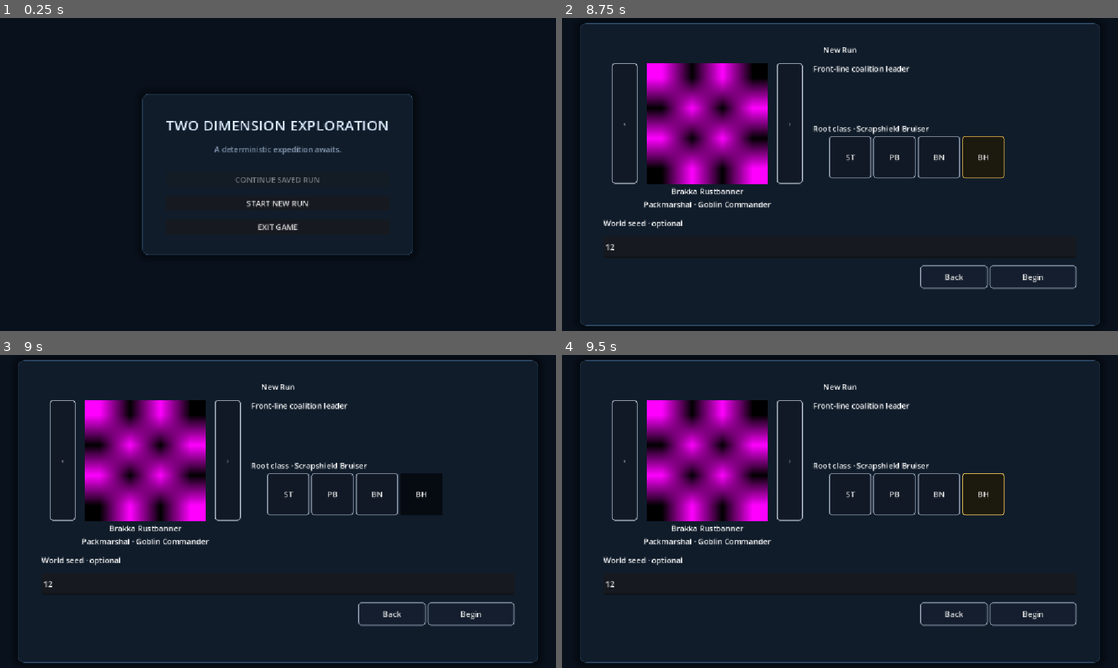
Above: before the commit, frames 1-4 (two rows, left to right).
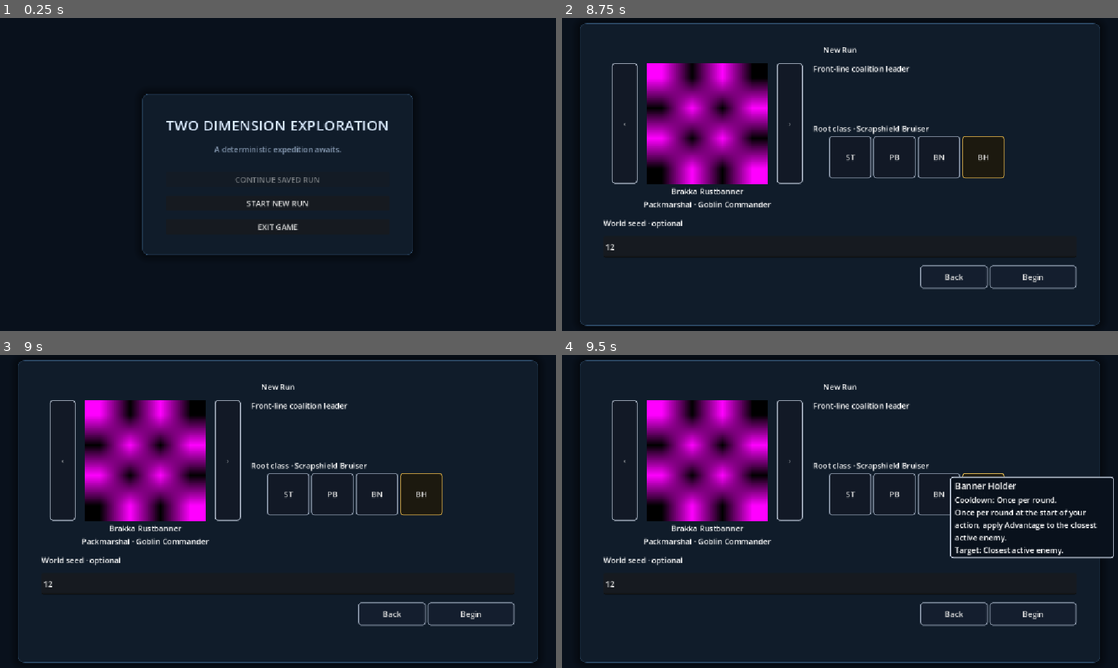
Above: after the commit, the same moments.

Repository: Poostaq/two-dimensional-experiment
Game: Godot game, scene res://Scenes/world_run_start.tscn
Two runs of this game, one before a commit and one after it. Both use one fixed random seed, a clock stepped at 60 frames per second and the inputs below. The engine's default icon, where the game draws it, is replaced by a stand-in: a white triangle on a blue panel in a dark square.
Inputs (mouse positions are in pixels of both pictures, inside the frame that each line leads up to):
- Up to frame 1 (0.25 s): no input
- Up to frame 2 (8.75 s): click "START NEW RUN" at 0.5 s; click (840, 246) at 1.27 s; type "12" at 1.35 s; click "Begin" at 2 s; click "Begin" at 2.75 s; click "ST" at 3.5 s; click "PB" at 4.25 s; click "BN" at 5 s; click "BH" at 5.75 s; click "Copy Diagnostics" at 6.5 s; click "Back" at 7.25 s; click "Return" at 8 s
- Up to frame 3 (9 s): tap Enter at 8.75, 8.85 s; move the mouse to (400, 495) at 8.77 s; hold Right from 8.78 s (still down); click (400, 495) at 8.92 s
- Up to frame 4 (9.5 s): keep holding Right; tap Space at 9.02 s

Frames 1-2 are identical in both runs. In frame 3, 0.1% of the frame differs, in the area x 72-80%, y 37-52%; in frame 4, 1.9%, in the area x 69-100%, y 38-66%.

Commit message:
feat: show immediate commander skill tooltips

Diff:
--- a/Scenes/world_run_start.tscn
+++ b/Scenes/world_run_start.tscn
@@ -813,10 +813,12 @@
 
 [node name="CommanderSkillTooltipName" type="Label" parent="CommanderSkillTooltip/TooltipMargin/TooltipContent" unique_id=2075170128]
 unique_name_in_owner = true
+custom_minimum_size = Vector2(316, 0)
 layout_mode = 2
 autowrap_mode = 3
 
 [node name="CommanderSkillTooltipBody" type="Label" parent="CommanderSkillTooltip/TooltipMargin/TooltipContent" unique_id=1561770585]
 unique_name_in_owner = true
+custom_minimum_size = Vector2(316, 0)
 layout_mode = 2
 autowrap_mode = 3
--- a/Scripts/Run/world_production_launcher.gd
+++ b/Scripts/Run/world_production_launcher.gd
@@ -10,6 +10,10 @@
     NEW_RUN,
     OVERWRITE_CONFIRM,
 }
+
+const TOOLTIP_WIDTH: float = 340.0
+const TOOLTIP_OFFSET := Vector2(10.0, 8.0)
+const TOOLTIP_VIEWPORT_MARGIN: float = 8.0
 
 static var START_SERVICE_SCRIPT: GDScript = load("res://Scripts/Run/world_run_start_service.gd")
 static var REPOSITORY_SCRIPT: GDScript = load("res://Scripts/Run/world_single_slot_repository.gd")
@@ -33,6 +37,8 @@
 var _selected_commander_index: int = 0
 var _pending_commander_id: StringName = &""
 var _failure_overlay: Control
+var _presented_commander_skills: Array[CharacterSkill] = []
+var _active_tooltip_target: Control
 
 @onready var _background: ColorRect = $Background
 @onready var _main_center: CenterContainer = $MainCenter
@@ -61,6 +67,9 @@
     %CommanderSkill2,
     %CommanderSkill3,
 ]
+@onready var _commander_skill_tooltip: PanelContainer = %CommanderSkillTooltip
+@onready var _commander_skill_tooltip_name: Label = %CommanderSkillTooltipName
+@onready var _commander_skill_tooltip_body: Label = %CommanderSkillTooltipBody
 @onready var _overwrite_confirm_button: Button = %OverwriteConfirmButton
 @onready var _overwrite_cancel_button: Button = %OverwriteCancelButton
 @onready var _failure_host: Control = %FailureHost
@@ -93,6 +102,14 @@
     _back_button.pressed.connect(on_back_pressed)
     _previous_commander_button.pressed.connect(on_previous_commander_pressed)
     _next_commander_button.pressed.connect(on_next_commander_pressed)
+    for index: int in _commander_skill_buttons.size():
+        var button: Button = _commander_skill_buttons[index]
+        button.mouse_entered.connect(_show_commander_skill_tooltip.bind(index, button))
+        button.mouse_exited.connect(_hide_commander_skill_tooltip.bind(button))
+        button.focus_entered.connect(_show_commander_skill_tooltip.bind(index, button))
+        button.focus_exited.connect(_hide_commander_skill_tooltip.bind(button))
+    _commander_skill_tooltip_name.add_theme_font_size_override("font_size", 18)
+    _commander_skill_tooltip_body.add_theme_font_size_override("font_size", 16)
     _overwrite_confirm_button.pressed.connect(on_overwrite_confirm_pressed)
     _overwrite_cancel_button.pressed.connect(on_overwrite_cancel_pressed)
     screen_changed.connect(_show_screen)
@@ -306,21 +323,74 @@
     )
     _commander_portrait.tooltip_text = String(presentation.get("portrait_label", ""))
     var skills: Array = presentation.get("skills", [])
+    _presented_commander_skills.clear()
+    for value: Variant in skills:
+        var presented_skill := value as CharacterSkill
+        if is_instance_valid(presented_skill):
+            _presented_commander_skills.append(presented_skill)
     var abbreviations: Array[String] = ["ST", "PB", "BN", "BH"]
     for index: int in _commander_skill_buttons.size():
         var button: Button = _commander_skill_buttons[index]
         button.text = abbreviations[index]
-        button.disabled = index >= skills.size()
-        if index >= skills.size():
-            button.tooltip_text = ""
-            continue
-        var skill := skills[index] as CharacterSkill
-        button.tooltip_text = "%s\n%s\n%s\n%s" % [
-            skill.display_name,
-            skill.cooldown_text,
-            skill.effect_text,
-            skill.targeting_text,
-        ]
+        button.disabled = index >= _presented_commander_skills.size()
+        button.tooltip_text = ""
+    if (
+        is_instance_valid(_active_tooltip_target)
+        and not _commander_skill_buttons.has(_active_tooltip_target)
+    ):
+        _active_tooltip_target = null
+        _commander_skill_tooltip.hide()
+
+
+func _show_commander_skill_tooltip(index: int, target: Control) -> void:
+    if index < 0 or index >= _presented_commander_skills.size():
+        return
+    var skill: CharacterSkill = _presented_commander_skills[index]
+    _active_tooltip_target = target
+    _commander_skill_tooltip_name.text = skill.display_name
+    _commander_skill_tooltip_body.text = "\n".join([
+        _format_cooldown(skill.cooldown_text),
+        skill.effect_text,
+        _format_target(skill.targeting_text),
+    ])
+    _commander_skill_tooltip.show()
+    _position_commander_skill_tooltip.call_deferred(target)
+
+
+func _hide_commander_skill_tooltip(target: Control) -> void:
+    if target != _active_tooltip_target:
+        return
+    _active_tooltip_target = null
+    _commander_skill_tooltip.hide()
+
+
+func _position_commander_skill_tooltip(target: Control) -> void:
+    if target != _active_tooltip_target or not _commander_skill_tooltip.visible:
+        return
+    _commander_skill_tooltip.reset_size()
+    _commander_skill_tooltip.size.x = TOOLTIP_WIDTH
+    var viewport_size := get_viewport_rect().size
+    var desired := target.global_position + Vector2(target.size.x, 0.0) + TOOLTIP_OFFSET
+    var minimum := Vector2.ONE * TOOLTIP_VIEWPORT_MARGIN
+    var maximum := viewport_size - _commander_skill_tooltip.size - minimum
+    maximum.x = maxf(maximum.x, minimum.x)
+    maximum.y = maxf(maximum.y, minimum.y)
+    _commander_skill_tooltip.global_position = desired.clamp(minimum, maximum)
+
+
+func _format_cooldown(value: String) -> String:
+    var compact := value.strip_edges()
+    if compact.begins_with("CD") and compact.substr(2).is_valid_int():
+        var turns := compact.substr(2).to_int()
+        return "Cooldown: %d %s" % [turns, "turn" if turns == 1 else "turns"]
+    if compact.begins_with("Cooldown:"):
+        return compact
+    return "Cooldown: %s" % compact
+
+
+func _format_target(value: String) -> String:
+    var target := value.strip_edges()
+    return target if target.begins_with("Target:") else "Target: %s" % target
 
 
 func _refresh_continue_button() -> void:
--- a/Tests/UI/test_world_run_start_scene.gd
+++ b/Tests/UI/test_world_run_start_scene.gd
@@ -180,7 +180,11 @@
     )
     _expect(
         tooltip.global_position.y + tooltip.size.y <= viewport_size.y - 8.0,
-        "tooltip clamps to viewport bottom margin"
+        "tooltip clamps to viewport bottom margin: position=%s size=%s viewport=%s" % [
+            tooltip.global_position,
+            tooltip.size,
+            viewport_size,
+        ]
     )
     launcher.call("_hide_commander_skill_tooltip", second_skill)
     _expect(not tooltip.visible, "active target exit hides tooltip")
